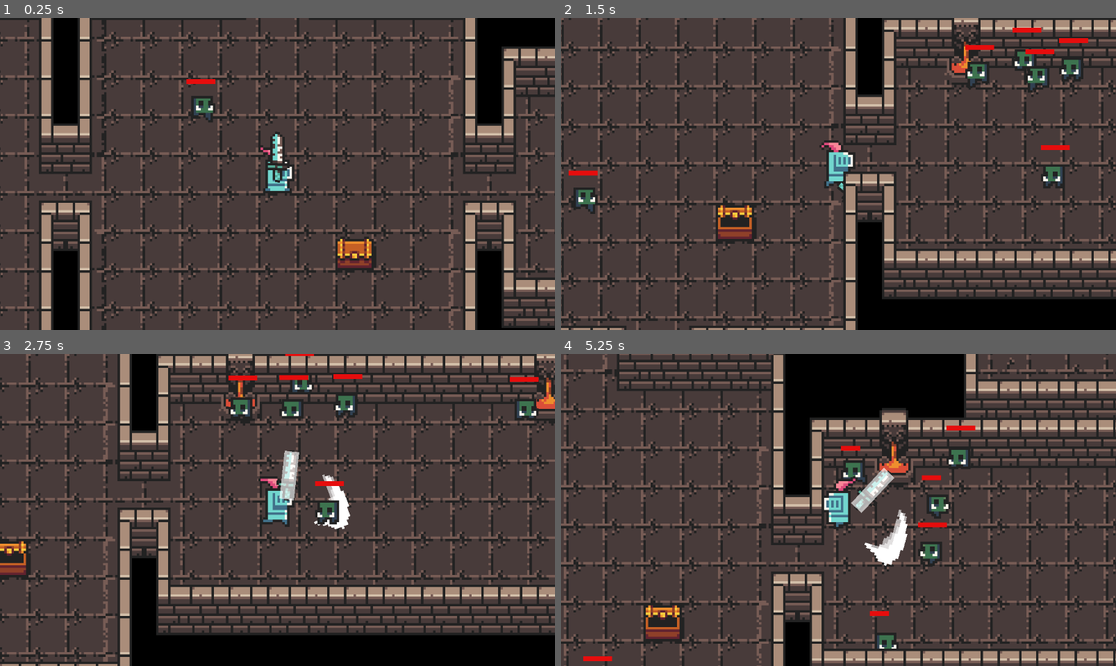
Above: before the commit, frames 1-4 (two rows, left to right).
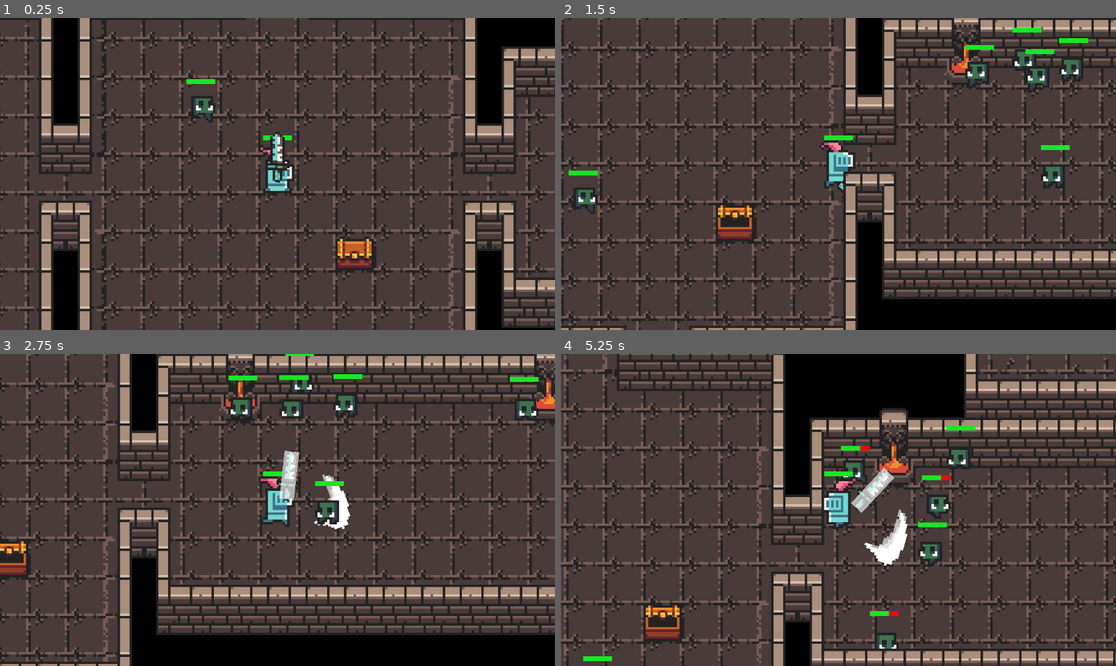
Above: after the commit, the same moments.

Repository: annoah-edu/tcss360-dungeon-rpg
Game: Godot game, scene res://scenes/map/map.tscn
Two runs of this game, one before a commit and one after it. Both use one fixed random seed, a clock stepped at 60 frames per second and the inputs below.
Inputs (mouse positions are in pixels of both pictures, inside the frame that each line leads up to):
- Up to frame 1 (0.25 s): no input
- Up to frame 2 (1.5 s): move the mouse to (960, 158) at 0.52 s; press the mouse at (960, 158) at 0.53 s; hold D (move right) 0.53-1.28 s; move the mouse to (727, 189) at 1.27 s; release the mouse at (727, 189) at 1.28 s; hold S (move down) from 1.28 s (still down); click (727, 189) at 1.35 s
- Up to frame 3 (2.75 s): move the mouse to (333, 441) at 2.02 s; release S (move down) at 2.03 s; press the mouse at (333, 441) at 2.03 s; hold D (move right) from 2.03 s (still down)
- Up to frame 4 (5.25 s): move the mouse to (810, 572) at 2.77 s; release D (move right) at 2.78 s; release the mouse at (810, 572) at 2.78 s; hold W (move up) 2.78-3.53 s; click (810, 572) at 2.85 s; move the mouse to (1005, 556) at 3.52 s; press the mouse at (1005, 556) at 3.53 s; hold A (move left) 3.53-5.03 s; move the mouse to (672, 463) at 4.27 s; release the mouse at (672, 463) at 4.28 s; click (672, 463) at 4.35 s; move the mouse to (866, 510) at 5.02 s; press the mouse at (866, 510) at 5.03 s; hold S (move down) from 5.03 s (still down)

The runs differ from the first frame. In frame 1, 0.1% of the frame differs, in the area x 33-53%, y 19-40%; in frame 2, 0.6%; in frame 3, 0.5%; in frame 4, 0.6%, in the area x 4-75%, y 22-99%.

Commit message:
Contact damage
-Added a player health bar and health status, same as enemies for now.
-added a chance for enemies to deal damage once and only once when entering their attack radius. Leaving and re-entering radius re-triggers chance for attack.

Diff:
--- a/player.gd
+++ b/player.gd
@@ -3,6 +3,7 @@
 const SPEED = 100.0
 
 @export var atk_rate: float = 0.5
+@export_range(1, 100, 1) var max_health: int = 3
 
 @onready var sprite: AnimatedSprite2D = $AnimatedSprite2D
 @onready var weapon: Node2D = $WeaponHandle
@@ -11,12 +12,17 @@
 @onready var swing: Sprite2D = $WeaponHandle/Swing
 @onready var attack_area: Area2D = $WeaponHandle/Weapon/AttackArea
 @onready var attack_indicator: Polygon2D = $WeaponHandle/Weapon/AttackArea/AttackIndicator
+@onready var health_bar: Line2D = $HealthBar
 
 var x_direction: float
 var y_direction: float
 var atk_cooldown: float = 0
+var health: int
+var health_bar_full_width: float
 
 func _ready() -> void:
+	health = max_health
+	health_bar_full_width = health_bar.get_point_position(1).x
 	_hide_swing()
 	attack_area.monitoring = false
 
@@ -100,3 +106,17 @@
 func _on_attack_area_body_entered(body: Node2D) -> void:
 	if body.has_method("take_damage"):
 		body.call("take_damage", 1)
+
+## Reduces health, updates the health bar, and removes the player at zero health.
+func take_damage(amount: int) -> void:
+	if amount <= 0 or health <= 0:
+		return
+
+	health = maxi(health - amount, 0)
+	_update_health_bar()
+	if health == 0:
+		queue_free()
+
+func _update_health_bar() -> void:
+	var health_ratio := float(health) / float(max_health)
+	health_bar.set_point_position(1, Vector2(health_bar_full_width * health_ratio, 0.0))
--- a/scenes/enemies/enemy.tscn
+++ b/scenes/enemies/enemy.tscn
@@ -12,6 +12,9 @@
 
 [sub_resource type="CircleShape2D" id="CircleShape2D_qch6t"]
 radius = 1.0
+
+[sub_resource type="CircleShape2D" id="CircleShape2D_contact"]
+radius = 8.0
 
 [sub_resource type="SpriteFrames" id="SpriteFrames_kugq1"]
 animations = [{
@@ -67,14 +70,29 @@
 animation = &"idle"
 frame_progress = 0.502982
 
+[node name="HealthBarBackground" type="Line2D" parent="."]
+position = Vector2(-6, -15)
+points = PackedVector2Array(0, 0, 12, 0)
+width = 2.0
+default_color = Color(0.9, 0.05, 0.05, 1)
+
 [node name="HealthBar" type="Line2D" parent="."]
 position = Vector2(-6, -15)
 points = PackedVector2Array(0, 0, 12, 0)
 width = 2.0
-default_color = Color(0.9, 0.05, 0.05, 1)
+default_color = Color(0.1, 0.9, 0.15, 1)
+
+[node name="ContactArea" type="Area2D" parent="."]
+collision_layer = 0
+collision_mask = 2
+
+[node name="CollisionShape2D" type="CollisionShape2D" parent="ContactArea"]
+shape = SubResource("CircleShape2D_contact")
 
 [node name="NavigationAgent2D" type="NavigationAgent2D" parent="." unique_id=937005590]
 path_postprocessing = 1
 simplify_path = true
 avoidance_enabled = true
 radius = 5.0
+
+[connection signal="body_entered" from="ContactArea" to="." method="_on_contact_area_body_entered"]
--- a/scenes/player/player.tscn
+++ b/scenes/player/player.tscn
@@ -15,9 +15,6 @@
 [sub_resource type="RectangleShape2D" id="RectangleShape2D_hitbox"]
 size = Vector2(10, 15)
 
-[sub_resource type="RectangleShape2D" id="RectangleShape2D_attack"]
-size = Vector2(6, 20)
-
 [sub_resource type="SpriteFrames" id="SpriteFrames_player"]
 animations = [{
 "frames": [{
@@ -33,7 +30,7 @@
 "duration": 1.0,
 "texture": ExtResource("5_idle3")
 }],
-"loop": true,
+"loop": 1,
 "name": &"idle",
 "speed": 10.0
 }, {
@@ -50,10 +47,13 @@
 "duration": 1.0,
 "texture": ExtResource("9_run3")
 }],
-"loop": true,
+"loop": 1,
 "name": &"moving",
 "speed": 10.0
 }]
+
+[sub_resource type="RectangleShape2D" id="RectangleShape2D_attack"]
+size = Vector2(6, 20)
 
 [sub_resource type="Animation" id="Animation_je7p5"]
 length = 0.001
@@ -158,6 +158,18 @@
 sprite_frames = SubResource("SpriteFrames_player")
 animation = &"idle"
 
+[node name="HealthBarBackground" type="Line2D" parent="." unique_id=1096148589]
+position = Vector2(-6, -15)
+points = PackedVector2Array(0, 0, 12, 0)
+width = 2.0
+default_color = Color(0.9, 0.05, 0.05, 1)
+
+[node name="HealthBar" type="Line2D" parent="." unique_id=767983131]
+position = Vector2(-6, -15)
+points = PackedVector2Array(0, 0, 12, 0)
+width = 2.0
+default_color = Color(0.1, 0.9, 0.15, 1)
+
 [node name="Camera2D" type="Camera2D" parent="." unique_id=333364546]
 zoom = Vector2(5, 5)
 
@@ -169,18 +181,18 @@
 texture = ExtResource("10_weapon")
 offset = Vector2(0, -10)
 
-[node name="AttackArea" type="Area2D" parent="WeaponHandle/Weapon"]
+[node name="AttackArea" type="Area2D" parent="WeaponHandle/Weapon" unique_id=1408182064]
 collision_layer = 0
 collision_mask = 4
 monitoring = false
 
-[node name="CollisionShape2D" type="CollisionShape2D" parent="WeaponHandle/Weapon/AttackArea"]
+[node name="CollisionShape2D" type="CollisionShape2D" parent="WeaponHandle/Weapon/AttackArea" unique_id=277954622]
 position = Vector2(0, -10)
 shape = SubResource("RectangleShape2D_attack")
 
-[node name="AttackIndicator" type="Polygon2D" parent="WeaponHandle/Weapon/AttackArea"]
+[node name="AttackIndicator" type="Polygon2D" parent="WeaponHandle/Weapon/AttackArea" unique_id=26914897]
+visible = false
 show_behind_parent = true
-visible = false
 color = Color(1, 1, 1, 0.65)
 polygon = PackedVector2Array(-3, -20, 3, -20, 3, 0, -3, 0)
 
--- a/scripts/enemy.gd
+++ b/scripts/enemy.gd
@@ -5,6 +5,8 @@
 @export var min_wait: float = 2.0
 @export var max_wait: float = 3.0
 @export_range(1, 100, 1) var max_health: int = 3
+@export_range(0.0, 1.0, 0.01) var contact_attack_chance: float = 0.15
+@export_range(1, 100, 1) var contact_damage: int = 1
 
 @onready var nav_agent: NavigationAgent2D = $NavigationAgent2D
 @onready var animation: AnimatedSprite2D = $AnimatedSprite2D
@@ -74,6 +76,19 @@
 	nav_agent.target_position = global_position + random_offset
 	animation.play("moving")
 
+## Makes one attack attempt each time the player newly enters the contact area.
+func _on_contact_area_body_entered(body: Node2D) -> void:
+	if not body.has_method("take_damage") or not _contact_attack_succeeds():
+		return
+	body.call("take_damage", contact_damage)
+
+func _contact_attack_succeeds() -> bool:
+	if contact_attack_chance <= 0.0:
+		return false
+	if contact_attack_chance >= 1.0:
+		return true
+	return randf() < contact_attack_chance
+
 ## Reduces health, updates the health bar, and removes the enemy at zero health.
 func take_damage(amount: int) -> void:
 	if amount <= 0 or health <= 0:
